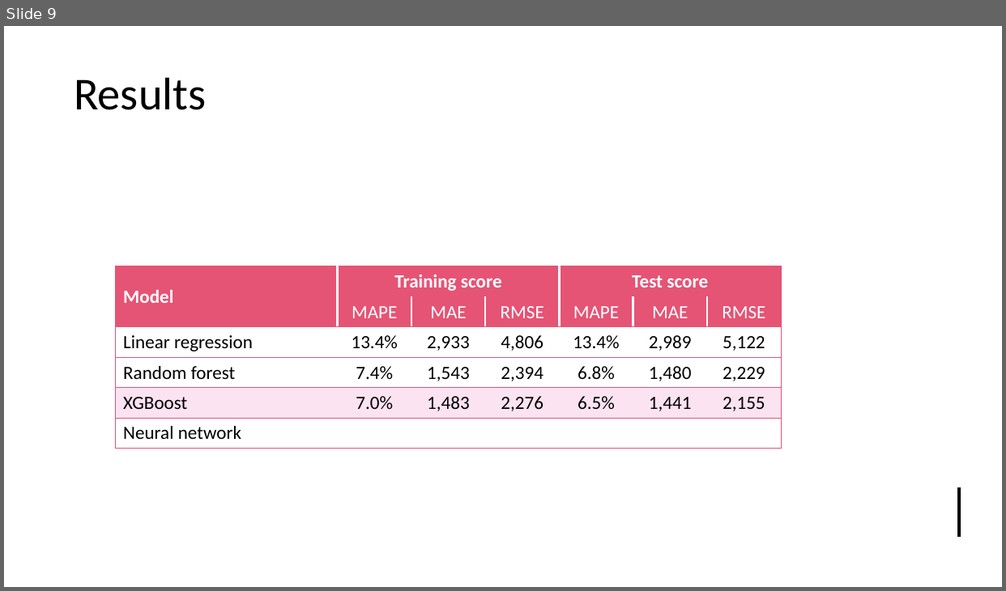
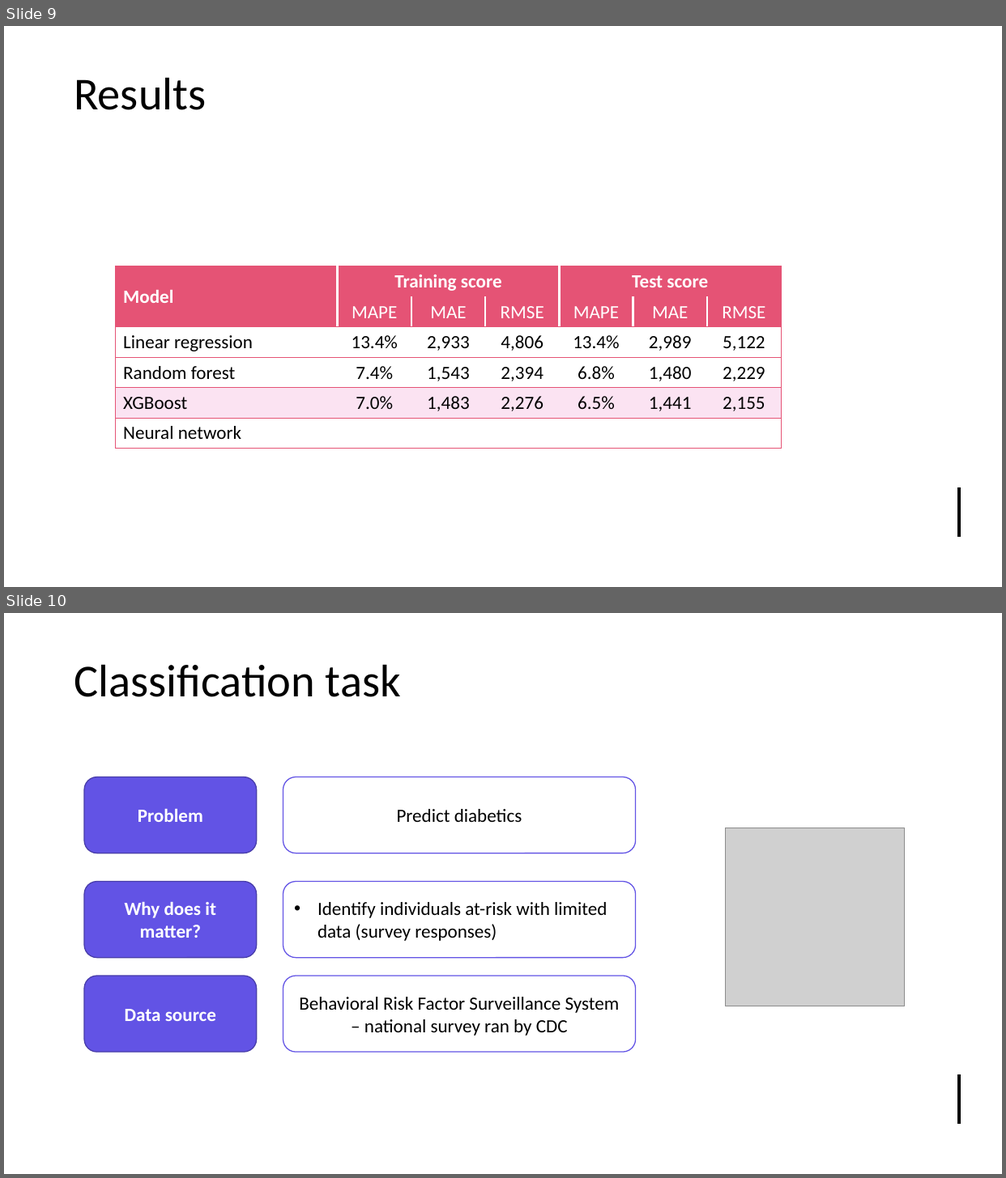
Before and after one commit to tjstarak/DSBA-ML2, a slide deck: slides/ML2_deck.pptx. Shown one above the other, each under a label of ours: slide 9 before the commit, slides 9 and 10 after it. The pictures are 1006x591 and 1006x1178 pixels, drawn with LibreOffice and Linux fonts; fonts in the diff are those of the drawing; grey boxes stand for pictures. Boxes give left, top, right and bottom in pixels: in the first picture for what was removed or moved away, otherwise in the second. Text is boxed around its words. In the diff, an @@ line names an element or a change of style, - is before the commit and + after.

```diff
--- a/slides/ML2_deck.pptx
+++ b/slides/ML2_deck.pptx
@@ slide 10 added at <box>4,613,1002,1174</box>, background #FFFFFF; not listed: 3 template elements that a slide beside it also shows @@
@@ title added at <box>74,664,401,697</box>, 44 pt, text #000000 @@
+Classification task
@@ rounded rectangle added at <box>84,777,256,854</box>, fill #6253E5, outline #493DA9 1 pt, 18 pt, text #FFFFFF, bold @@
+Problem
@@ rounded rectangle added at <box>283,777,636,854</box>, fill #FFFFFF, outline #6253E5 1 pt, 18 pt, text #000000 @@
+Predict diabetics
@@ picture added at <box>726,828,905,1007</box> @@
@@ rounded rectangle added at <box>84,882,256,958</box>, fill #6253E5, outline #493DA9 1 pt, 18 pt, text #FFFFFF, bold @@
+Why does it matter?
@@ rounded rectangle added at <box>283,882,636,958</box>, fill #FFFFFF, outline #6253E5 1 pt, 18 pt, text #000000 @@
+• Identify individuals at-risk with limited data (survey responses)
@@ rounded rectangle added at <box>84,976,256,1053</box>, fill #6253E5, outline #493DA9 1 pt, 18 pt, text #FFFFFF, bold @@
+Data source
@@ rounded rectangle added at <box>283,976,636,1053</box>, fill #FFFFFF, outline #6253E5 1 pt, 18 pt, text #000000 @@
+Behavioral Risk Factor Surveillance System – national survey ran by CDC
```
Also in this commit, not shown: 2 slides changed, 1 other slide added.
